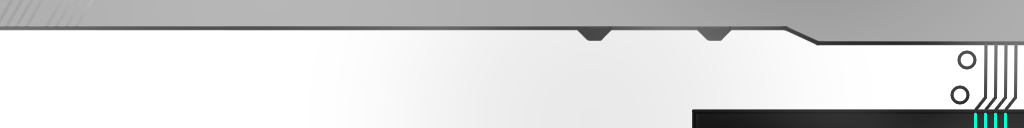
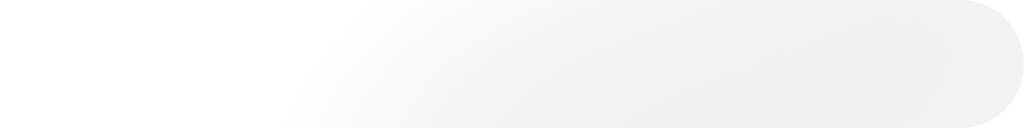
Before/after of a 1024 x 128 layered artwork. What changed in the layer stack:
removed layer "颜料图层 10 合并" over [974, 112, 1007, 128]
removed layer "颜料图层 9" over [950, 50, 977, 105]
removed layer "颜料图层 9 合并" over [974, 43, 1018, 111]
removed layer "颜料图层 7" over [692, 109, 1024, 128]
painted on "颜料图层 2" over [225, 0, 1024, 128]
removed layer "颜料图层 2" (2nd of 2) over [697, 26, 733, 41]
removed layer "颜料图层 1" over [0, 26, 1024, 46]
removed layer "颜料图层 5" over [0, 0, 94, 29]
painted on "颜料图层 3" over [0, 0, 1024, 128]
removed layer "颜料图层 4" over [295, 0, 887, 128]
hid "背景" over [0, 0, 1024, 128]
